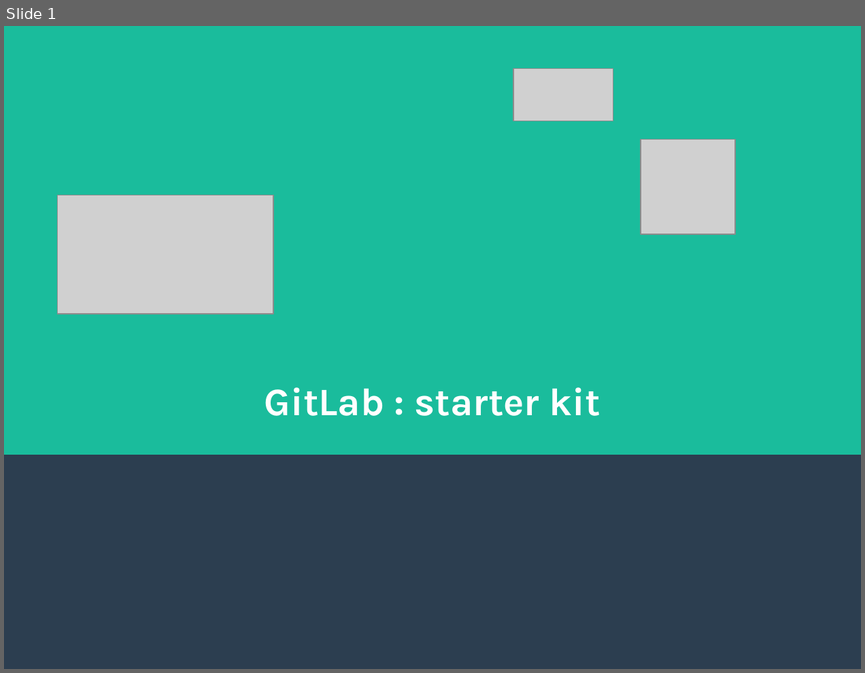
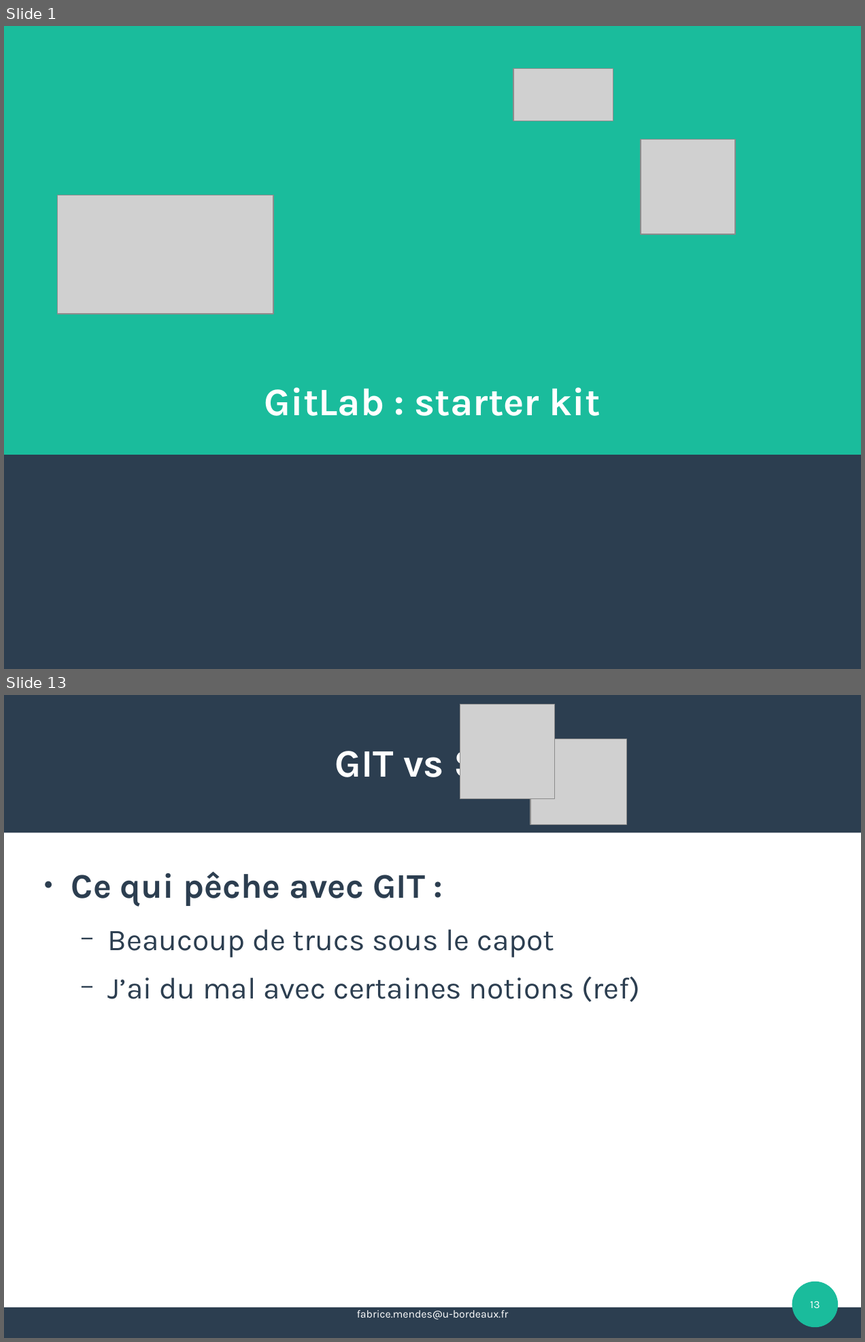
Before and after one commit to FAbOnGitHub/IntroductionGitLab, a slide deck: 20181008_initiation_GitLab_FM.odp. Shown one above the other, each under a label of ours: slide 1 before the commit, slides 1 and 13 after it; the slides between them are not shown. The pictures are 865x673 and 865x1342 pixels, drawn with LibreOffice and Linux fonts; fonts in the diff are those of the drawing; grey boxes stand for pictures; background and template pictures are left out. Boxes give left, top, right and bottom in pixels: in the first picture for what was removed or moved away, otherwise in the second. Text is boxed around its words. In the diff, an @@ line names an element or a change of style, - is before the commit and + after.

```diff
--- a/20181008_initiation_GitLab_FM.odp
+++ b/20181008_initiation_GitLab_FM.odp
@@ slide 13 added at <box>4,695,861,1338</box>, background #FFFFFF @@
@@ rectangle added at <box>4,695,861,832</box>, fill #2C3E50 @@
@@ picture added at <box>460,705,555,799</box> @@
@@ title added at <box>334,742,530,786</box>, 36 pt, text #FFFFFF, bold @@
+GIT vs SVN
@@ picture added at <box>530,739,627,825</box> @@
@@ text added at <box>71,871,640,1002</box>, 28 pt, text #2C3E50 @@
+● Ce qui pêche avec GIT :
+  − Beaucoup de trucs sous le capot
+  − J’ai du mal avec certaines notions (ref)
@@ ellipse added at <box>792,1281,838,1327</box>, fill #1ABC9C @@
@@ page number added at <box>810,1301,820,1308</box>, 10 pt, text #FFFFFF @@
+13
@@ rectangle added at <box>4,1307,861,1337</box>, fill #2C3E50 @@
@@ text added at <box>357,1310,509,1319</box>, 10 pt, text #FFFFFF @@
+fabrice.mendes@u-bordeaux.fr
```
Also in this commit, not shown: 10 slides changed, 5 other slides added, 3 slides removed.
